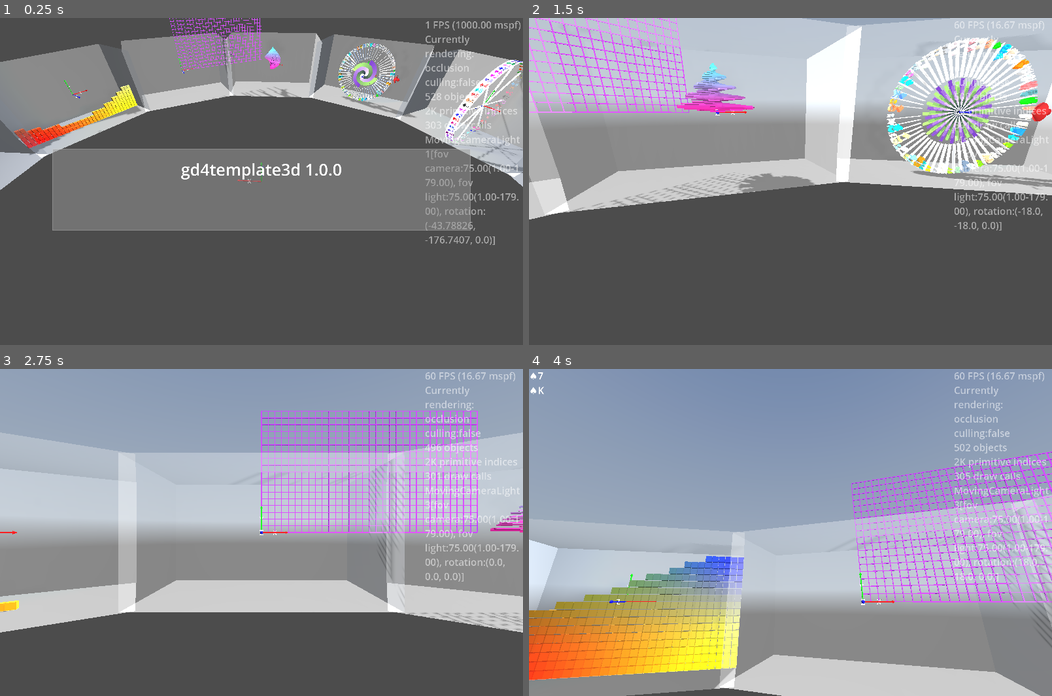
Above: before the commit, frames 1-4 (two rows, left to right).
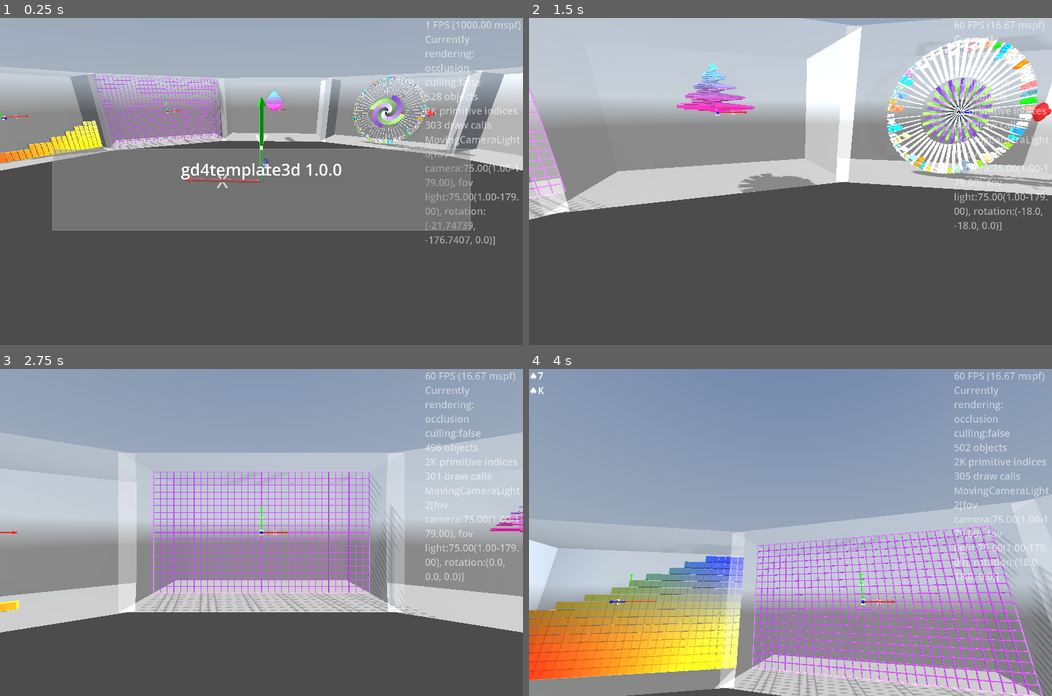
Above: after the commit, the same moments.

Repository: kasworld/gd4template3d
Game: Godot game, scene res://main.tscn
The game is run twice, just before and just after one commit, with the same random seed, the same clock (stepped at 60 frames per second) and the same inputs. A sky picture missing from this copy of the repository is replaced by a grey-blue gradient.
Inputs (mouse positions are in pixels of both pictures, inside the frame that each line leads up to):
- Up to frame 1 (0.25 s): no input
- Up to frame 2 (1.5 s): tap Enter at 0.5 s; move the mouse to (905, 165) at 0.52 s; hold Right 0.53-1.28 s; tap Q at 0.6 s; click (905, 165) at 0.67 s; move the mouse to (685, 197) at 1.27 s; hold Down from 1.28 s (still down); tap E at 1.35 s
- Up to frame 3 (2.75 s): move the mouse to (313, 460) at 2.02 s; release Down at 2.03 s; hold Right from 2.03 s (still down); tap Enter at 2.1 s
- Up to frame 4 (4 s): move the mouse to (764, 597) at 2.77 s; release Right at 2.78 s; hold Up 2.78-3.53 s; tap Q at 2.85 s; click (764, 597) at 2.92 s; move the mouse to (947, 581) at 3.52 s; hold Left from 3.53 s (still down); tap E at 3.6 s

The runs differ from the first frame. In frame 1, 37% of the frame differs, in the area x 0-100%, y 0-65%; in frame 2, 2.6%; in frame 3, 6.5%; in frame 4, 7.0%.

Commit message:
init_wire_net pos center

Diff:
--- a/main.gd
+++ b/main.gd
@@ -66,7 +66,6 @@
 	timed_message_init()
 	$OmniLight3D.position = Vector3(0,0,WorldSize.length())
 	$OmniLight3D.omni_range = WorldSize.length()*2
-	$MovingCameraLightHober.set_center_pos_far( Vector3.ZERO, Vector3(0, 0, WorldSize.z), WorldSize.length()*3)
 	$MovingCameraLightAround.set_center_pos_far( Vector3.ZERO, Vector3(0, 0, WorldSize.z), WorldSize.length()*3)
 	$AxisArrow3D.set_colors().set_size(WorldSize.length()/10)
 
@@ -303,10 +302,8 @@
 
 	main_animation.handle_animation()
 	var t := now /2.3
-	if $MovingCameraLightHober.is_current_camera():
-		$MovingCameraLightHober.move_hober_around_z(t, Vector3.ZERO, (WorldSize.x+WorldSize.y)/2, WorldSize.length()*0.6 )
-	elif $MovingCameraLightAround.is_current_camera():
-		$MovingCameraLightAround.move_wave_around_y(t, Vector3.ZERO, (WorldSize.x+WorldSize.y)/2, WorldSize.length()*0.6 )
+	if $MovingCameraLightAround.is_current_camera():
+		$MovingCameraLightAround.move_wave_around_y(t, Vector3.ZERO, WorldSize.length()/4, WorldSize.length()/10 )
 
 func _on_카메라변경_pressed() -> void:
 	MovingCameraLight.NextCamera()
--- a/main.tscn
+++ b/main.tscn
@@ -70,8 +70,6 @@
 [node name="WorldEnvironment" type="WorldEnvironment" parent="."]
 environment = ExtResource("3_h2yge")
 
-[node name="MovingCameraLightHober" parent="." instance=ExtResource("8_5vw27")]
-
 [node name="MovingCameraLightAround" parent="." instance=ExtResource("8_5vw27")]
 
 [node name="TimerWheel" type="Timer" parent="."]
--- a/maze_3d/maze_3d.gd
+++ b/maze_3d/maze_3d.gd
@@ -49,15 +49,13 @@
 	return self
 
 func init_floor_ceiling() -> void:
-	var sz := maze3d_setting.CalcSizeWithWallV2()
-	$Floor.init_wire_net(sz, sz*2, 0.01, darkcolorlist.pick_random()[0])
-	$Floor.position = Vector3(-maze3d_setting.WallThick/2, 0 ,-maze3d_setting.WallThick/2)
-	$Ceiling.init_wire_net(sz, sz*2, 0.01, lightcolorlist.pick_random()[0])
-	$Ceiling.position = Vector3(-maze3d_setting.WallThick/2, maze3d_setting.StoryH ,-maze3d_setting.WallThick/2)
-
+	var wire_r := maze3d_setting.WallThick * 0.5
+	var net_size := maze3d_setting.CalcSizeWithWallV2() - Vector2(wire_r,wire_r)
+	$Floor.init_wire_net(net_size, maze3d_setting.MazeSize*2, wire_r, darkcolorlist.pick_random()[0])
+	$Ceiling.init_wire_net(net_size, maze3d_setting.MazeSize*2, wire_r, lightcolorlist.pick_random()[0])
+	$Floor.position.y -= maze3d_setting.StoryH/2
+	$Ceiling.position.y += maze3d_setting.StoryH/2
 	var shiftsize := maze3d_setting.CalcSizeV3()/2
-	$Floor.position += -shiftsize
-	$Ceiling.position += -shiftsize
 	$WallContainer.position = -shiftsize
 	$PillarContainer.position = -shiftsize
 
--- a/multi_mesh_shape/multi_mesh_shape.gd
+++ b/multi_mesh_shape/multi_mesh_shape.gd
@@ -18,19 +18,20 @@
 	return self
 
 func init_wire_net(net_size :Vector2, wire_count :Vector2i, wire_radius :float, co :Color, alpha :float = 1.0) -> MultiMeshShape:
+	var pos_shift := -Vector3(net_size.x, net_size.y, 0)/2
 	var 선 := BoxMesh.new()
 	var count := wire_count.x + wire_count.y
 	init_with_alpha(선, count, alpha)
 	for i in count:
 		multimesh.set_instance_color(i,co)
 		if i < wire_count.x:
-			var pos := Vector3( net_size.x/(wire_count.x-1)* i, net_size.y/2, 0)
+			var pos := Vector3( net_size.x/(wire_count.x-1)* i, net_size.y/2, 0) + pos_shift
 			var t := Transform3D(Basis(), pos)
 			#t = t.rotated(Vector3(0,1,0), bar_rot)
 			t = t.scaled_local( Vector3(wire_radius,net_size.y,wire_radius) )
 			multimesh.set_instance_transform(i,t)
 		else:
-			var pos := Vector3(net_size.x/2, net_size.y/(wire_count.y-1)* (i-wire_count.x), 0)
+			var pos := Vector3(net_size.x/2, net_size.y/(wire_count.y-1)* (i-wire_count.x), 0) + pos_shift
 			var t := Transform3D(Basis(), pos)
 			#t = t.rotated(Vector3(0,1,0), bar_rot)
 			t = t.scaled_local( Vector3(net_size.x,wire_radius,wire_radius) )
